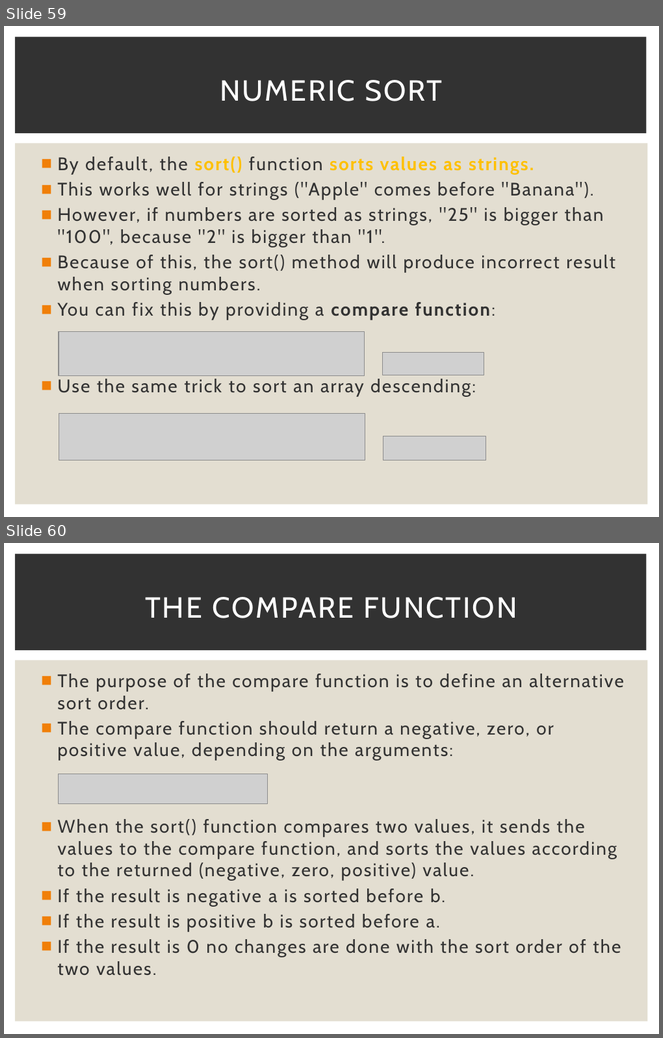
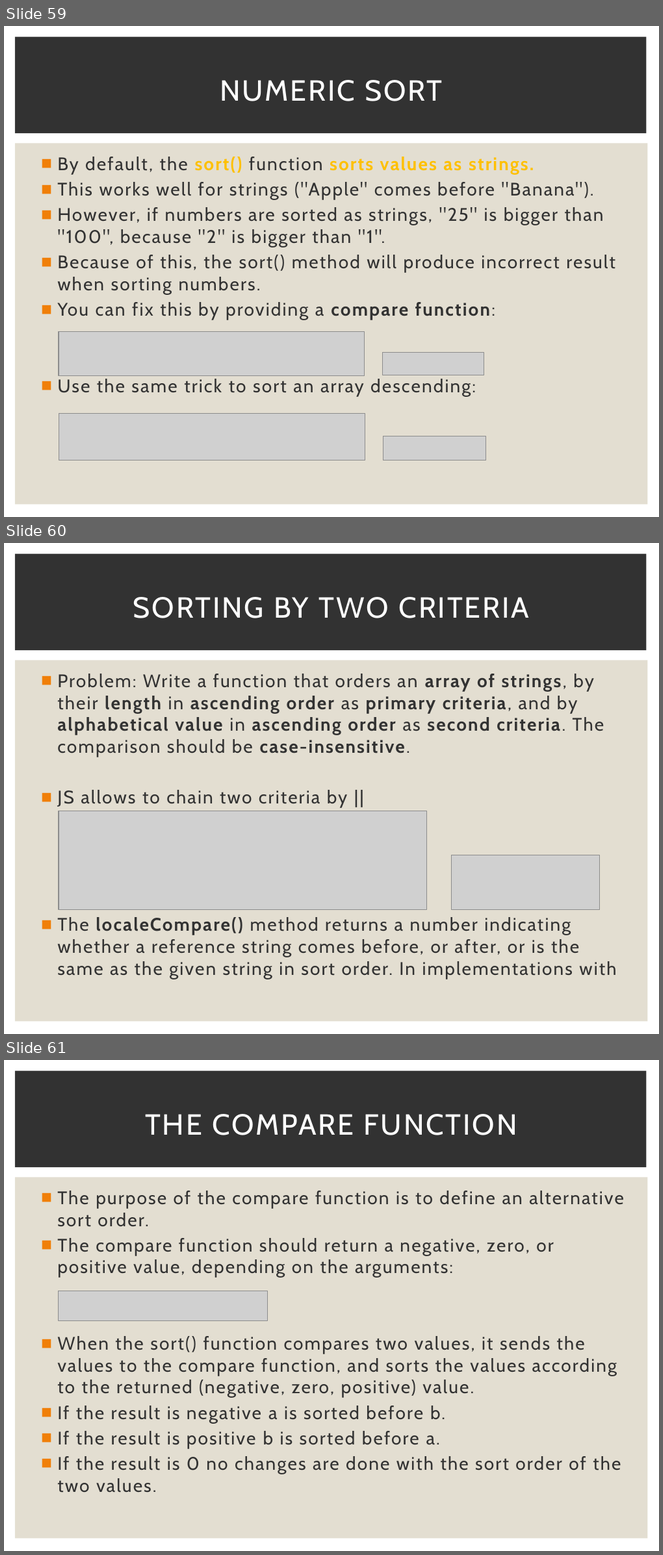
Before and after one commit to Karamihova/Fundamentals-JS, a slide deck: Programming Prep.pptx. Shown one above the other, each under a label of ours: slides 59 and 60 before the commit, slides 59, 60 and 61 after it. The pictures are 663x1038 and 663x1555 pixels, drawn with LibreOffice and Linux fonts; fonts in the diff are those of the drawing; grey boxes stand for pictures. Boxes give left, top, right and bottom in pixels: in the first picture for what was removed or moved away, otherwise in the second. Text is boxed around its words. In the diff, an @@ line names an element or a change of style, - is before the commit and + after.

Commit message:
Arrays Exercise

```diff
--- a/Programming Prep.pptx
+++ b/Programming Prep.pptx
@@ slide 60 added at (4, 543, 659, 1034), background #FFFFFF; not listed: 2 template elements that a slide beside it also shows @@
@@ title added at (133, 597, 529, 618), 32 pt, text #FFFFFF @@
+SORTING BY TWO CRITERIA
@@ text added at (57, 674, 616, 979), 20 pt, text #323232 @@
+■ Problem: Write a function that orders an array of strings, by their length in ascending order as primary criteria, and by alphabetical value in ascending order as second criteria. The comparison should be case-insensitive.
+■ JS allows to chain two criteria by ||
+■ The localeCompare() method returns a number indicating whether a reference string comes before, or after, or is the same as the given string in sort order. In implementations with
@@ picture added at (59, 811, 426, 910) @@
@@ picture added at (451, 856, 599, 910) @@
@@ what was slide 60 is now slide 61 @@
```
Also in this commit, not shown: 3 other files.
